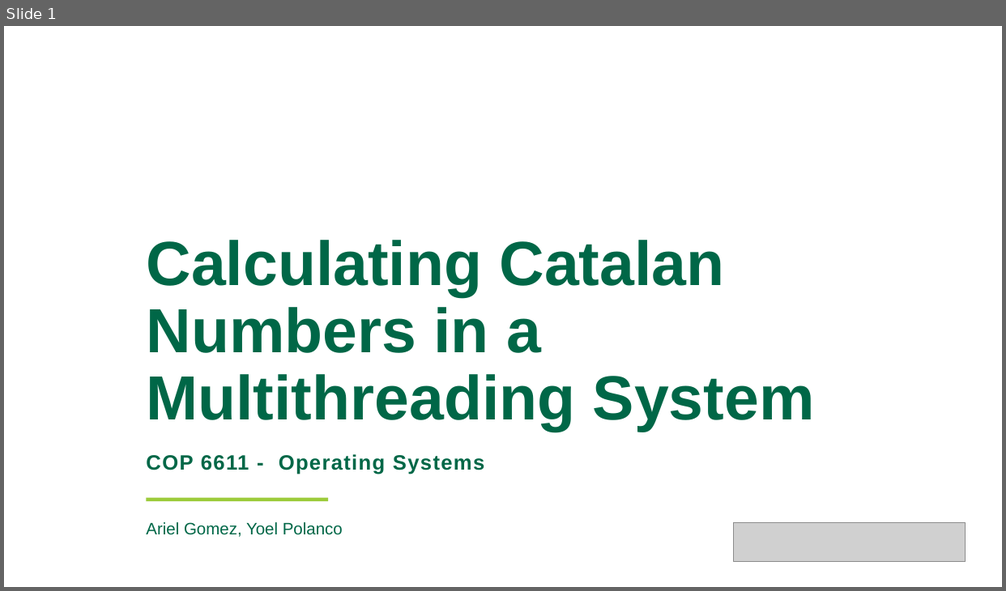
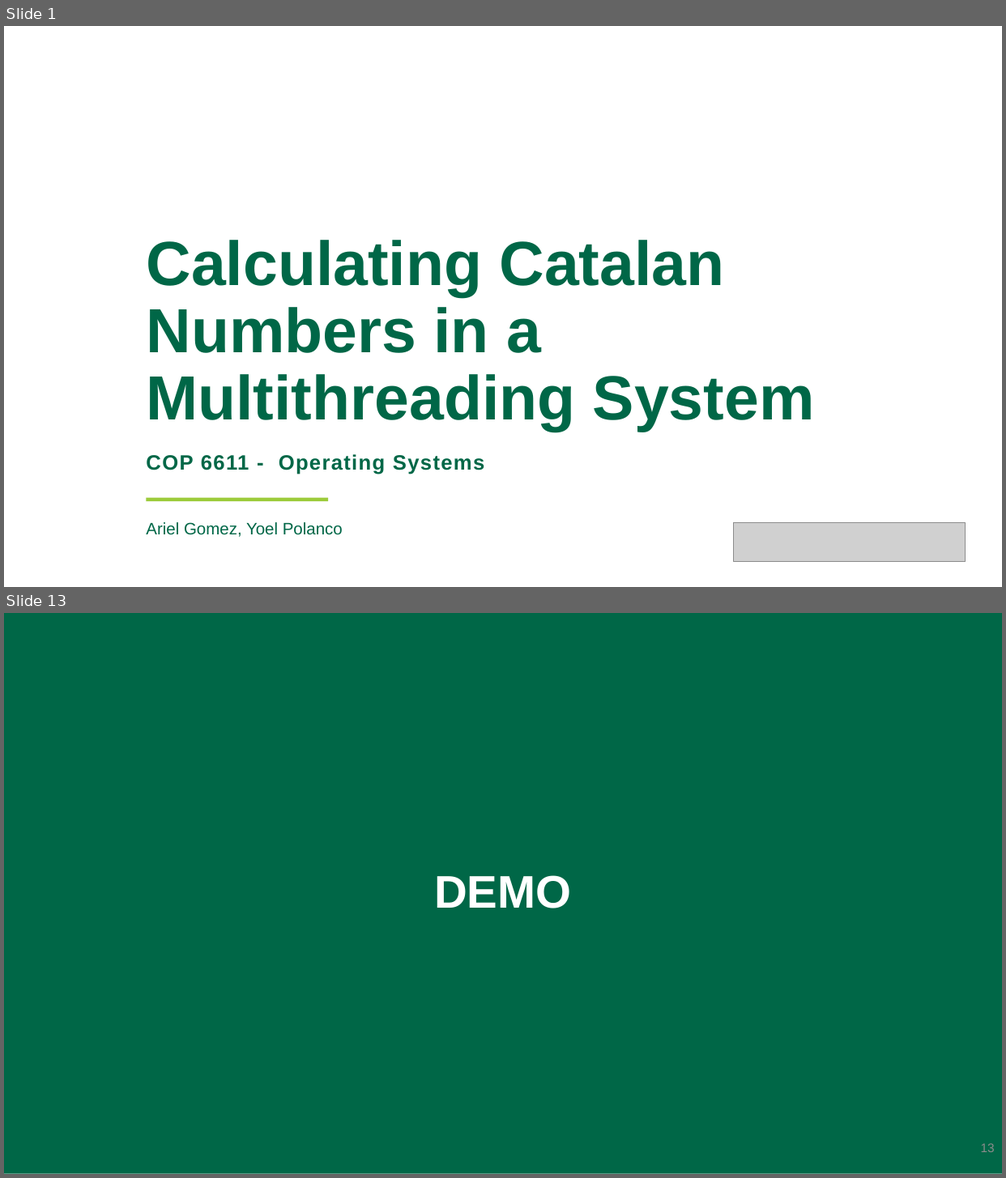
Before and after one commit to KS-AO-HUB/OS-Group-Project, a slide deck: catalan.pptx. Shown one above the other, each under a label of ours: slide 1 before the commit, slides 1 and 13 after it; the slides between them are not shown. The pictures are 1006x591 and 1006x1178 pixels, drawn with LibreOffice and Linux fonts; fonts in the diff are those of the drawing; grey boxes stand for pictures; background and template pictures are left out. Boxes give left, top, right and bottom in pixels: in the first picture for what was removed or moved away, otherwise in the second. Text is boxed around its words. In the diff, an @@ line names an element or a change of style, - is before the commit and + after.

```diff
--- a/catalan.pptx
+++ b/catalan.pptx
@@ slide 13 added at (x1=4, y1=613, x2=1002, y2=1174), background #FFFFFF @@
@@ rectangle added at (x1=4, y1=613, x2=1002, y2=1174), fill #006747 @@
@@ title added at (x1=434, y1=875, x2=571, y2=909), 44 pt, text #FFFFFF, bold @@
+DEMO
@@ page number added at (x1=981, y1=1144, x2=995, y2=1152), 12 pt, text #8C8C8C @@
+13
```
Also in this commit, not shown: 8 slides changed, 3 other slides added, 2 slides removed, 1 other file.
